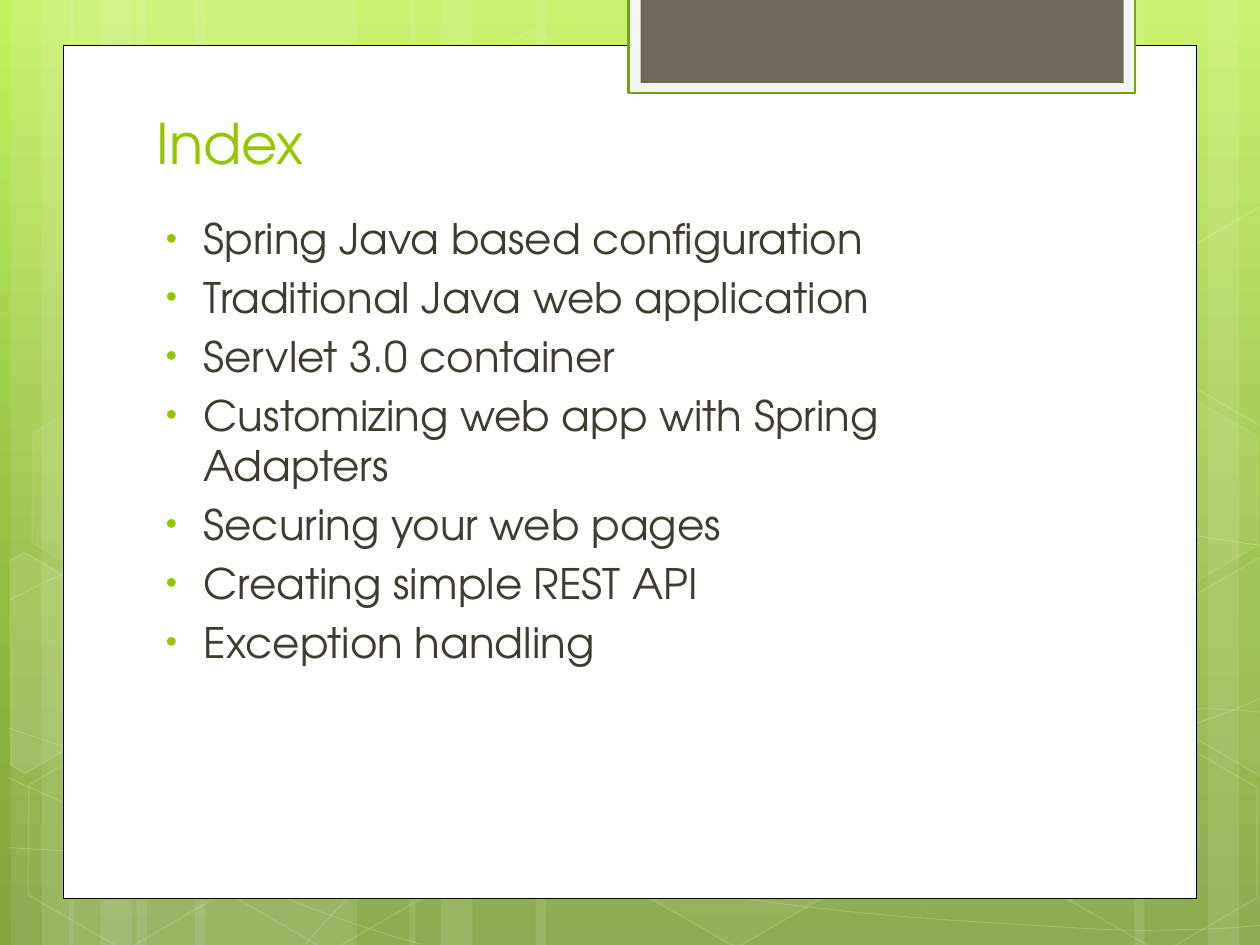
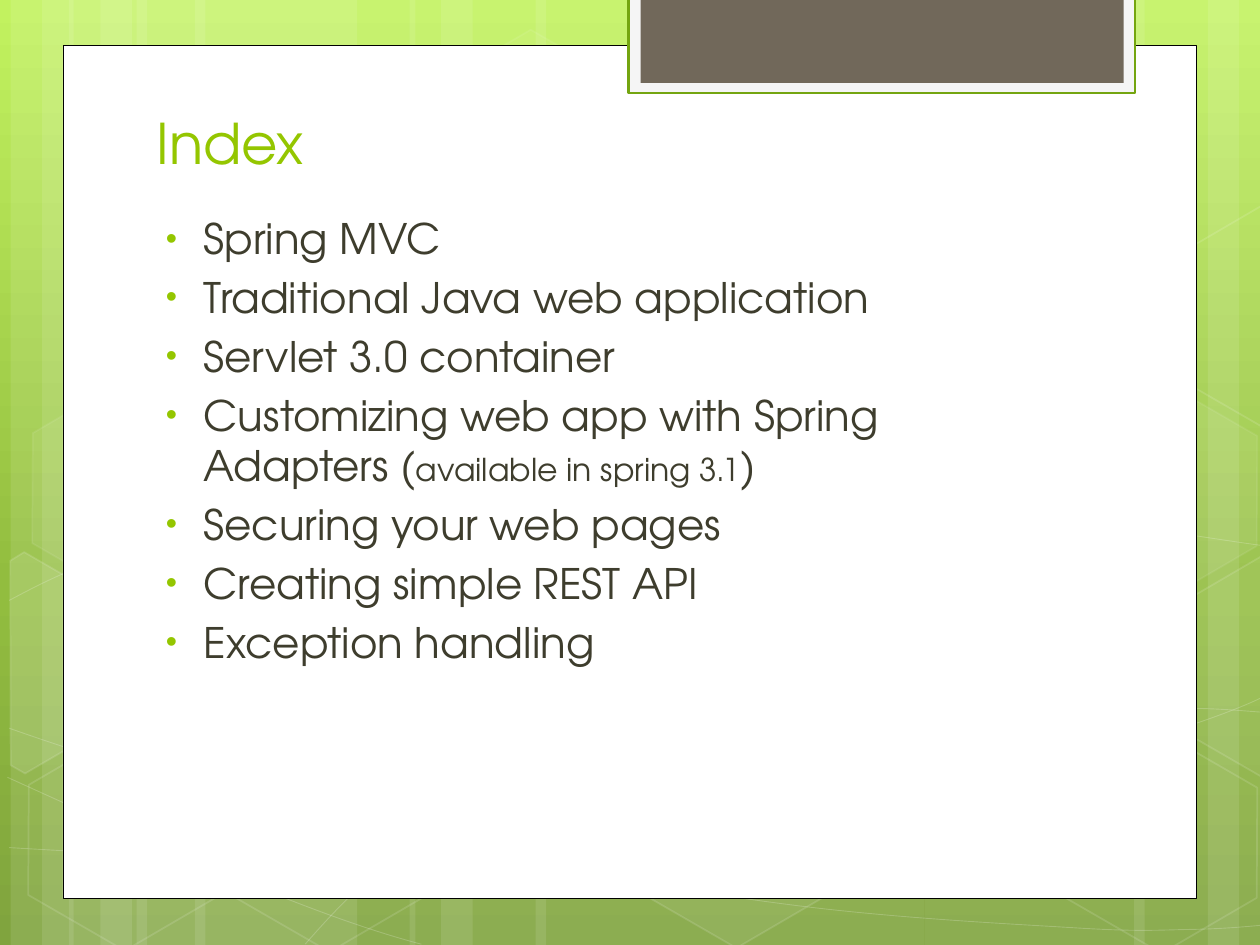
Before and after one commit to IPython-Learn/spring-web-training, a slide deck: slide 2 of SpringWebTraining.pptx. Drawn at 1260x945 pixels with LibreOffice and Linux fonts; fonts in the diff are those of the drawing. Boxes give left, top, right and bottom in pixels: in the first picture for what was removed or moved away, otherwise in the second. Text is boxed around its words. In the diff, an @@ line names an element or a change of style, - is before the commit and + after.

```diff
--- a/SpringWebTraining.pptx
+++ b/SpringWebTraining.pptx
@@ text at box(204, 222, 441, 263): text changed @@
-• Spring Java based configuration
+• Spring MVC
@@ text at box(204, 399, 878, 489): text changed @@
-• Customizing web app with Spring Adapters
+• Customizing web app with Spring Adapters (available in spring 3.1)
```
Also in this commit, not shown: 7 other slides changed, 5 slides added, 8 other files.
